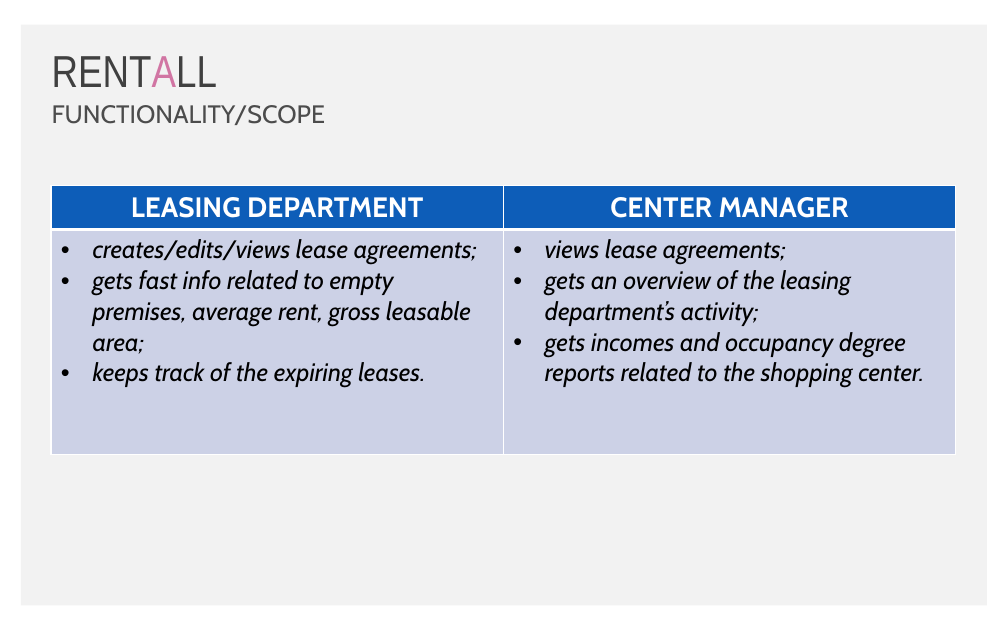
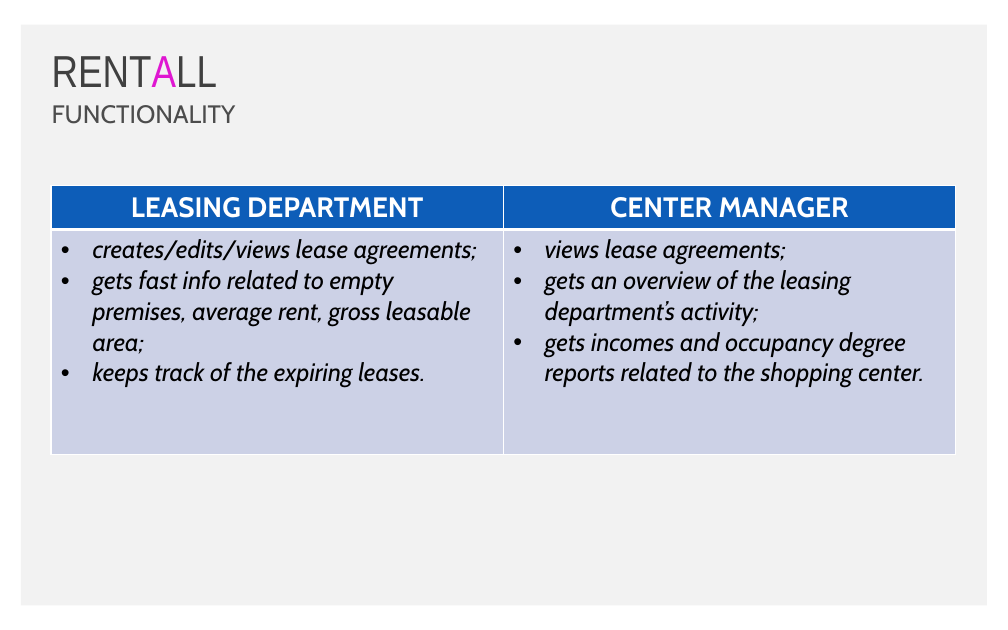
Before and after one commit to roxanamustata/RentAll, a slide deck: slide 4 of Documentation/RentallPresentation.pptx. Drawn at 1008x630 pixels with LibreOffice and Linux fonts; fonts in the diff are those of the drawing; background and template pictures are left out. Boxes give left, top, right and bottom in pixels: in the first picture for what was removed or moved away, otherwise in the second. Text is boxed around its words. In the diff, an @@ line names an element or a change of style, - is before the commit and + after.

```diff
--- a/Documentation/RentallPresentation.pptx
+++ b/Documentation/RentallPresentation.pptx
@@ text "RENTALL" at [52, 56, 217, 87]: text colour #D175A3 to #DF17D1 in "RENTALL" @@
@@ text at [52, 105, 236, 124]: text changed @@
-FUNCTIONALITY/SCOPE
+FUNCTIONALITY
```
Also in this commit, not shown: 3 other slides changed, 8 other files.
